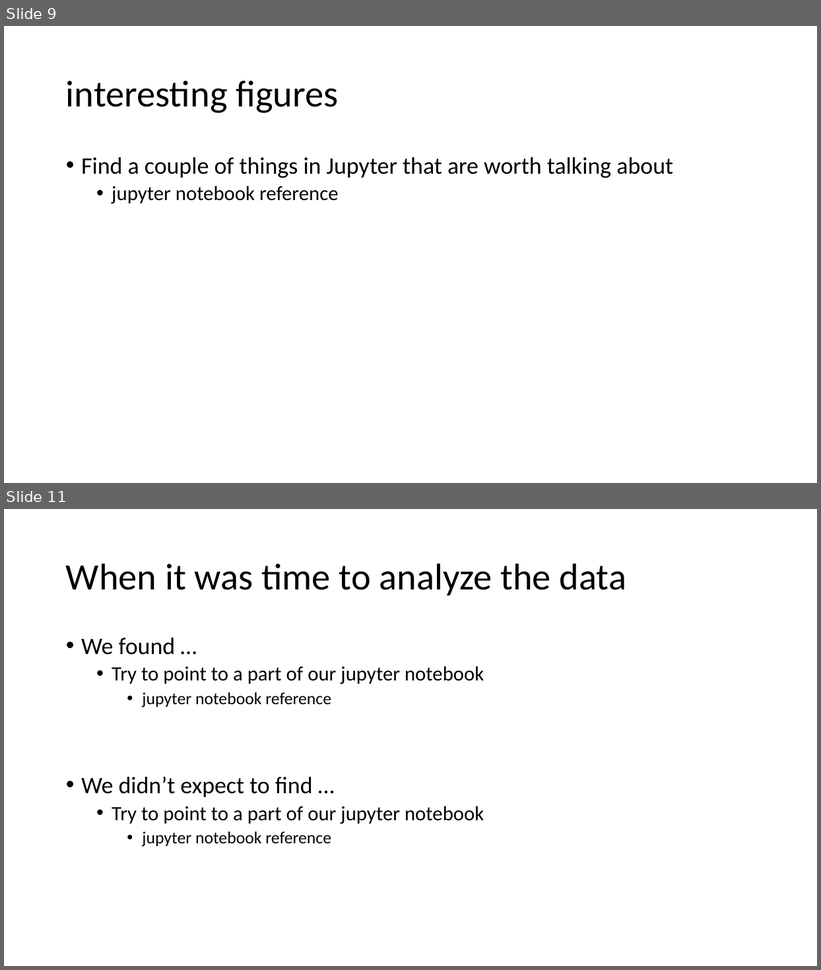
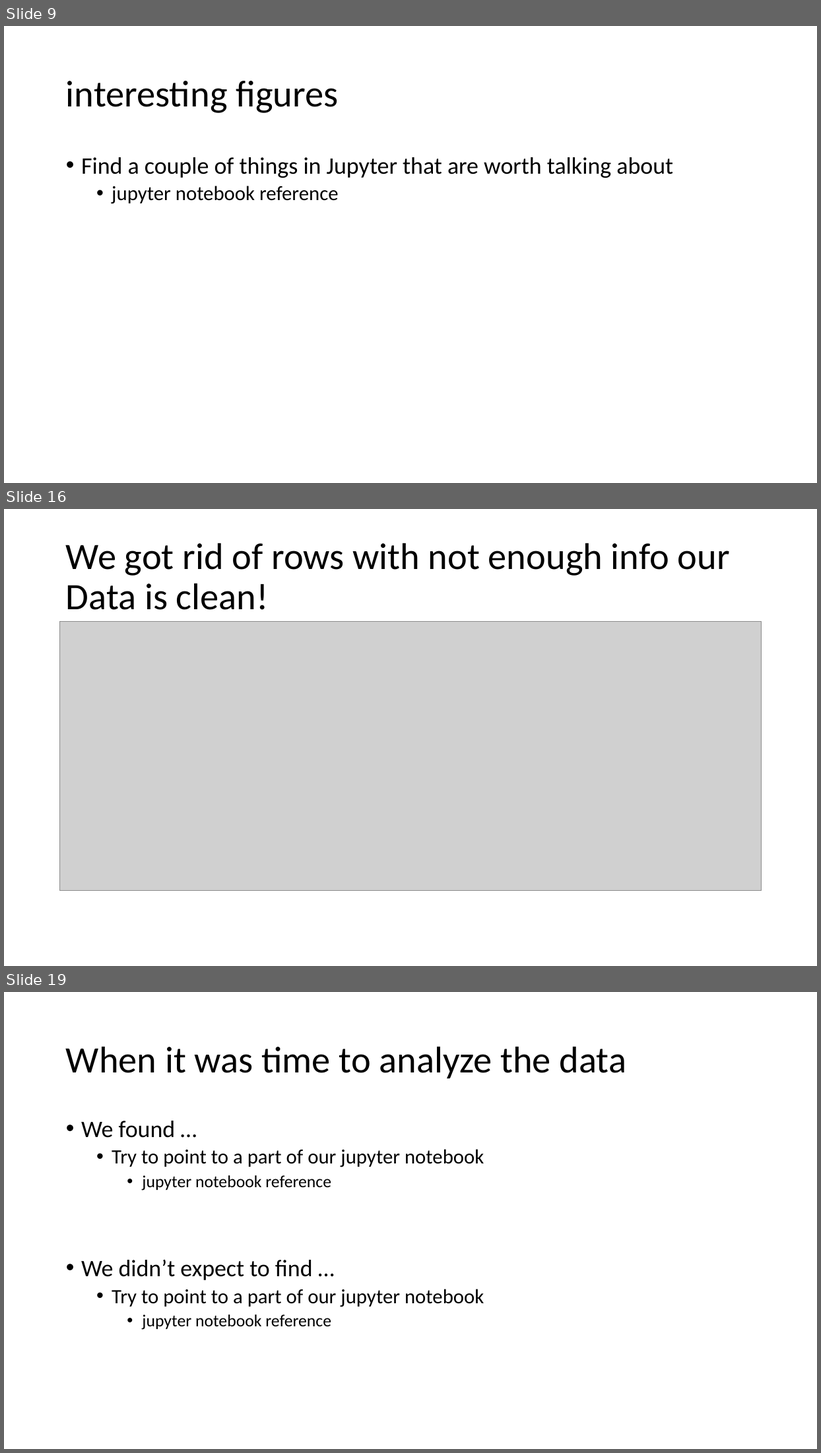
Before and after one commit to DCMilligan88/PriceVsHealth, a slide deck: Project 1 presentation.pptx. Shown one above the other, each under a label of ours: slides 9 and 11 before the commit, slides 9, 16 and 19 after it; the slides between them are not shown. The pictures are 821x970 and 821x1453 pixels, drawn with LibreOffice and Linux fonts; fonts in the diff are those of the drawing; grey boxes stand for pictures. Boxes give left, top, right and bottom in pixels: in the first picture for what was removed or moved away, otherwise in the second. Text is boxed around its words. In the diff, an @@ line names an element or a change of style, - is before the commit and + after.

```diff
--- a/Project 1 presentation.pptx
+++ b/Project 1 presentation.pptx
@@ slide 16 added at [4, 509, 817, 966], background #FFFFFF @@
@@ title added at [66, 543, 730, 610], 44 pt, text #000000 @@
+We got rid of rows with not enough info our Data is clean!
@@ picture added at [60, 622, 762, 891] @@
@@ what was slide 11 is now slide 19 @@
```
Also in this commit, not shown: 1 slide changed, 7 other slides added, 1 other file.
